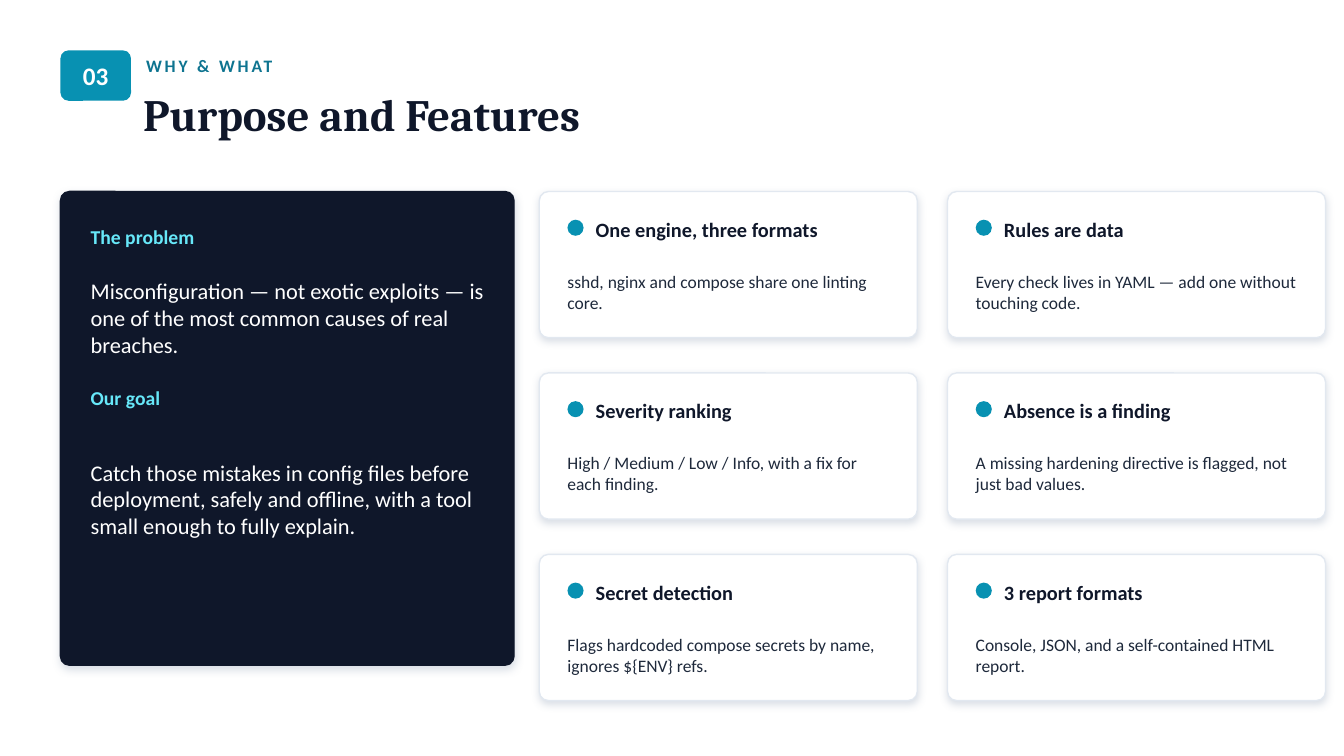
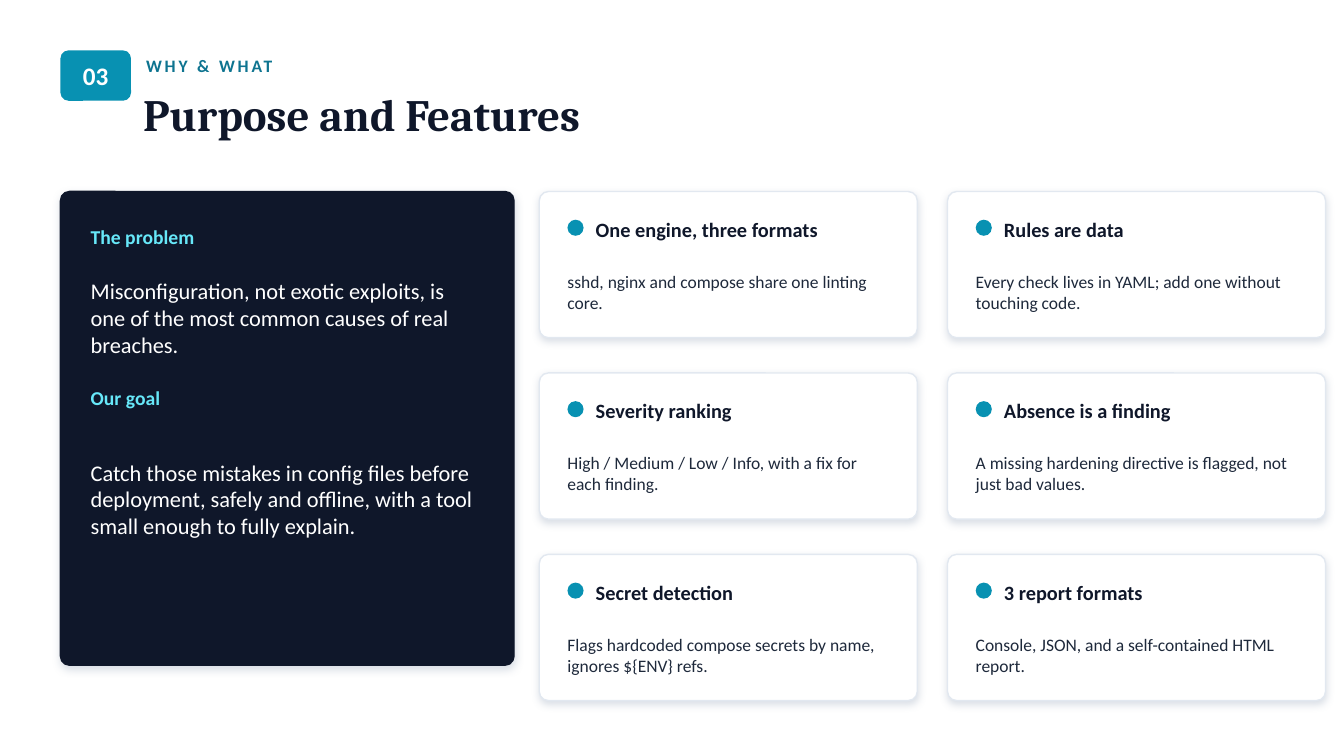
Before and after one commit to Enzo-user/Sentry, a slide deck: slide 3 of 3_Presentation/Sentry_Presentation.pptx. Drawn at 1344x756 pixels with LibreOffice and Linux fonts; fonts in the diff are those of the drawing. Boxes give left, top, right and bottom in pixels: in the first picture for what was removed or moved away, otherwise in the second. Text is boxed around its words. In the diff, an @@ line names an element or a change of style, - is before the commit and + after.

```diff
--- a/3_Presentation/Sentry_Presentation.pptx
+++ b/3_Presentation/Sentry_Presentation.pptx
@@ text at (91,283,448,353): text changed @@
-Misconfiguration — not exotic exploits — is one of the most common causes of real breaches.
+Misconfiguration, not exotic exploits, is one of the most common causes of real breaches.
@@ text at (976,276,1281,312): text changed @@
-Every check lives in YAML — add one without touching code.
+Every check lives in YAML; add one without touching code.
```
Also in this commit, not shown: 6 other slides changed, 1 other file.
